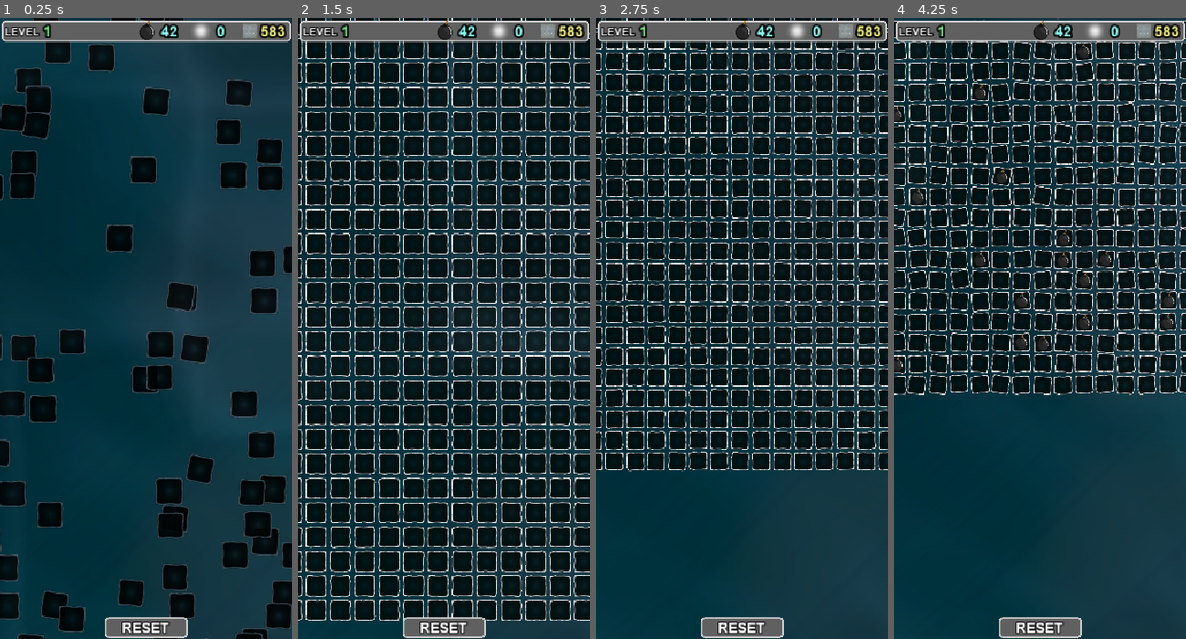
Above: before the commit, frames 1-4 (left to right).
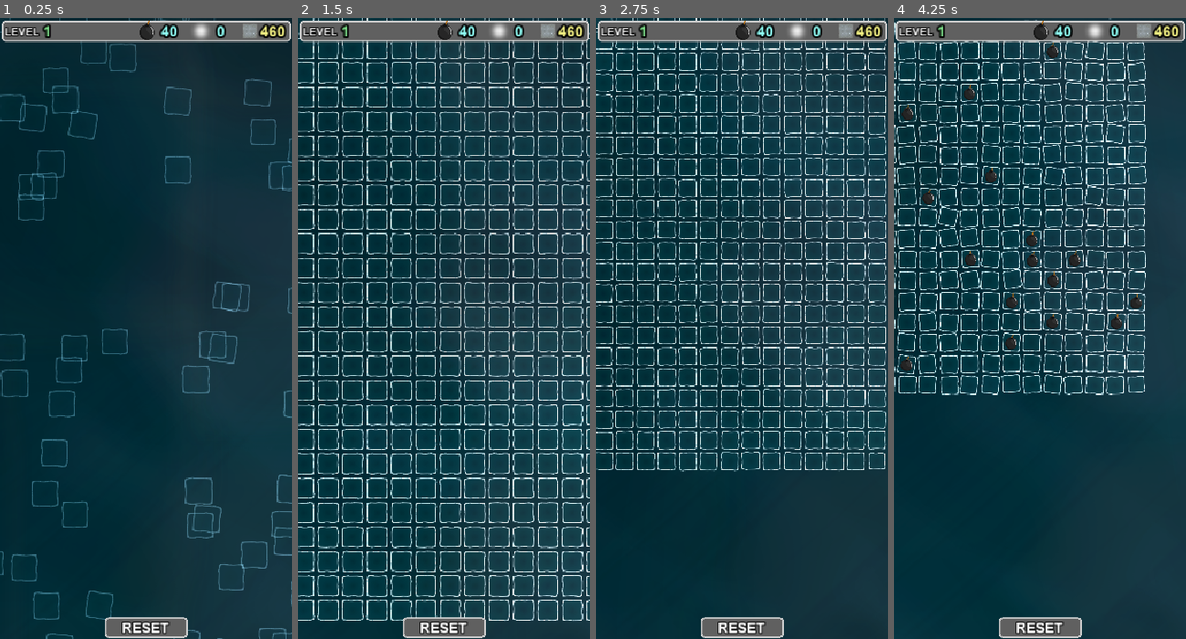
Above: after the commit, the same moments.

Repository: cloudziq/Mini_Sapper
Game: Godot game, scene res://scenes/MAIN.tscn
The game is run twice, just before and just after one commit, with the same random seed, the same clock (stepped at 60 frames per second) and the same inputs. This scene is started directly instead of the project's main scene.
Inputs (mouse positions are in pixels of both pictures, inside the frame that each line leads up to):
- Up to frame 1 (0.25 s): no input
- Up to frame 2 (1.5 s): move the mouse to (429, 452) at 0.52 s; hold Mouse wheel up (zoom+) 0.53-1.25 s; click (429, 452) at 0.67 s; drag from (531, 421) to (321, 30) at 1.27 s
- Up to frame 3 (2.75 s): move the mouse to (654, 235) at 2.02 s; hold Mouse wheel up (zoom+) from 2.03 s (still down); click (654, 235) at 2.17 s
- Up to frame 4 (4.25 s): release Mouse wheel up (zoom+) at 2.75 s; drag from (1054, 328) to (911, 42) at 2.77 s; move the mouse to (996, 173) at 3.52 s; hold Mouse wheel up (zoom+) from 3.53 s (still down); click (996, 173) at 3.67 s

The runs differ from the first frame. In frame 1, 20% of the frame differs, in the area x 0-100%, y 0-100%; in frame 2, 69%, in the area x 0-100%, y 0-98%; in frame 3, 52%; in frame 4, 44%.

Commit message:
more input fixes. markers done

Diff:
--- a/scenes/BG/BG_object.tscn
+++ b/scenes/BG/BG_object.tscn
@@ -11,7 +11,7 @@
 radius = 36.0
 
 [sub_resource type="CanvasItemMaterial" id=8]
-blend_mode = 1
+light_mode = 1
 
 [node name="RigidBody2D" type="RigidBody2D" groups=["BG_object"]]
 collision_mask = 5
@@ -26,7 +26,7 @@
 shape = SubResource( 7 )
 
 [node name="Sprite" type="Sprite" parent="CollisionShape2D"]
-self_modulate = Color( 0.0627451, 0.0705882, 0.0862745, 0.392157 )
+self_modulate = Color( 0.192157, 0.235294, 0.231373, 0.0627451 )
 material = SubResource( 8 )
 position = Vector2( 5, 2.5 )
 scale = Vector2( 4, 4 )
--- a/scenes/tile.tscn
+++ b/scenes/tile.tscn
@@ -5,6 +5,7 @@
 [ext_resource path="res://scenes/tile_particles.tscn" type="PackedScene" id=3]
 
 [sub_resource type="CanvasItemMaterial" id=2]
+blend_mode = 1
 light_mode = 1
 
 [sub_resource type="RectangleShape2D" id=1]
--- a/scripts/BG.gd
+++ b/scripts/BG.gd
@@ -78,7 +78,7 @@
 	var sprite : Node2D
 
 	# spawnuje kratki:
-	for i in 10:
+	for i in 12:
 		var x    := rand_range(offset, G.window.x - offset) - G.window.x/2
 		var y    := rand_range(offset, G.window.y - offset) - G.window.y/2
 		var BALL :  Node2D = _ball.instance()
--- a/scripts/Globals.gd
+++ b/scripts/Globals.gd
@@ -14,7 +14,7 @@
 
 
 
-var save_version = 2
+var save_version = 4
 var SETTINGS
 var config_path
 
--- a/scripts/SYS.gd
+++ b/scripts/SYS.gd
@@ -14,8 +14,8 @@
 var tile_size_in_pixels  := 32
 
 # should be later affected by performance setting?:
-var board_max_tiles_w    := 60
-var board_max_tiles_h    := 60
+#var board_max_tiles_w    := 60
+#var board_max_tiles_h    := 60
 
 
 onready var BG_amount     = countImages("res://assets/graphics/level_bg/OLD")
@@ -64,7 +64,7 @@
 
 #   board_x:  board_y:  bombs:  revealed tiles:
 var level_data = [
-	[25,      25,      42,      0],        # 1
+	[20,      25,      40,      0],        # 1
 	[5,        4,       1,      0],        # 2
 	[5,        5,       1,      0],        # 3
 	[5,        6,       1,      0],        # 4
--- a/scripts/level_GUI.gd
+++ b/scripts/level_GUI.gd
@@ -1,9 +1,18 @@
 extends CanvasLayer
+# jebać PIS i PO forever
 
 #signal restart
 
 
-# kratki zeby wypierdlało łańcuchowo ^.^
+
+
+
+
+# random note:
+# kratki zeby wypierdlało łańcuchowo ^.^  ??
+
+
+
 
 
 
--- a/scripts/level_main.gd
+++ b/scripts/level_main.gd
@@ -58,8 +58,6 @@
 		hold_touch_time  =  0
 
 	if hold_touch_time > 0:
-#		print("poszło")
-
 		if OS.get_system_time_msecs() > hold_touch_time:
 			hold_touch_time  =  -1
 			if not TOUCH:  add_touch()
@@ -70,32 +68,36 @@
 
 
 func _input(event):
-	var pos            := get_global_mouse_position()
 
 	if allow_board_input and event is InputEventScreenTouch:
-
 		if event.is_pressed():
 #			print("pressed")
-			var x  = ceil((pos.x - (G.window.x - (board_size.x * tile_size)) / 2) / tile_size)
-			var y  = ceil((pos.y - (G.window.y - (board_size.y * tile_size)) / 2) / tile_size)
-
-			if x == clamp(x, 1, board_size.x) and y == clamp(y, 1, board_size.y):
-				tile_coord = Vector2(x, y)
-				hold_touch_time    = OS.get_system_time_msecs() + 500
+			hold_touch_time    = OS.get_system_time_msecs() + 500
 
 		elif not event.is_pressed() and not $ZoomCam.is_moving and hold_touch_time > 0:
-#			print("released")
-			hold_touch_time    = 0
+#				print("released")
+				hold_touch_time    = 0
+				if not TOUCH:  add_touch()
+
+	elif event is InputEventMouseButton and event.is_pressed():
+		if event.button_index == BUTTON_RIGHT:
+#			print("right pressed")
+			hold_touch_time  =  -1
 			if not TOUCH:  add_touch()
 
 
 
 
 
-
 func check_clicked_tile():    # called from touch collision
-	#normal click or placing a marker
-
+	# normal click (checking if there is a bomb, if not - reveal), or placing a marker:
+
+	var pos := get_global_mouse_position()
+	var x    = ceil((pos.x - (G.window.x - (board_size.x * tile_size)) / 2) / tile_size)
+	var y    = ceil((pos.y - (G.window.y - (board_size.y * tile_size)) / 2) / tile_size)
+
+	if x == clamp(x, 1, board_size.x) and y == clamp(y, 1, board_size.y):
+		tile_coord = Vector2(x, y)
 	var tile_stat = board_data[tile_coord.x-1][tile_coord.y-1][1]
 
 	if hold_touch_time >= 0:    #if tile is clicked but not when 'hold = (-1)'
@@ -106,23 +108,22 @@
 	#			$Sounds/TileReveal.play()
 		elif tile_stat == 1:
 			game_over()
-			print("BOOM!")
 	else:
-		add_marker()
-
-
-
-
-
-
-func add_touch():
-#	print("touch!")
+		if tile_stat < 2:
+			add_marker()
+
+
+
+
+
+
+func add_touch():    # result of check_clicked_tile()
 	var pos        := get_global_mouse_position()
 
 	TOUCH           = _touch.instance()
 	TOUCH.position  = pos
 	add_child(TOUCH)
-	yield(get_tree().create_timer(.1), "timeout")
+	yield(get_tree().create_timer(.02), "timeout")
 	TOUCH.queue_free()
 	TOUCH            = null
 
@@ -131,7 +132,7 @@
 
 
 
-func add_marker():
+func add_marker():    # result of check_clicked_tile()
 	var pos  := get_global_mouse_position()
 	var x     = ceil((pos.x - (G.window.x - (board_size.x * tile_size)) / 2) / tile_size) -1
 	var y     = ceil((pos.y - (G.window.y - (board_size.y * tile_size)) / 2) / tile_size) -1
@@ -162,6 +163,8 @@
 func game_over():
 	var tile_rot  : float
 
+	print("BOOM!")
+
 	for x in board_size.x:
 		for y in board_size.y:
 			if board_data[x][y][1] == 1:
@@ -179,8 +182,9 @@
 	[-1,  1], [0,  1], [1,  1]
 ]
 
-func tile_reveal(coord : Vector2, neighbours_table := []):
-	var tx ; var ty
+func tile_reveal(coord : Vector2, neighbours_table := []) -> void:
+	var tx  : int
+	var ty  : int
 
 	coord      -= Vector2(1,1)
 	tiles_left -= 1
@@ -215,7 +219,7 @@
 			if board_data[coord.x][coord.y][2] == 0 and board_data[tx][ty][1] == 0:
 				neighbours_table.append(Vector2(tx, ty))
 
-	# process every tiles:
+	# process every found tiles:
 	for index in neighbours_table:
 		var x = index.x
 		var y = index.y
@@ -228,12 +232,12 @@
 
 
 
-func generate_board():
-	var x_def = (G.window.x - (board_size.x * tile_size)) / 2 + (tile_size / 2)
-	var y_def = (G.window.y - (board_size.y * tile_size)) / 2 + (tile_size / 2)
-	var pos   = Vector2(x_def, y_def)
-	var TILE  : Node2D
-	var BOMB  : Node2D
+func generate_board() -> void:
+	var x_def := (G.window.x - (board_size.x * tile_size)) / 2 + (tile_size / 2)
+	var y_def := (G.window.y - (board_size.y * tile_size)) / 2 + (tile_size / 2)
+	var pos    = Vector2(x_def, y_def)
+	var TILE  :  Node2D
+	var BOMB  :  Node2D
 
 	board_data     = []
 	G.tiles_ready  =  0
@@ -274,7 +278,7 @@
 
 
 
-func gen_pos():
+func gen_pos() -> Vector2:
 	var x = floor(rand_range(0, board_size.x))
 	var y = floor(rand_range(0, board_size.y))
 	return Vector2(x, y)
@@ -284,7 +288,7 @@
 
 
 
-func gen_num(x, y):
+func gen_num(x, y) -> void:
 	var counter  = 0
 	var LABEL    : CenterContainer
 
@@ -302,4 +306,7 @@
 		board_data[x][y][0][0].add_child(LABEL)    #assign as a child of tile
 		board_data[x][y][2]           = counter
 		board_data[x][y][0][3]        = LABEL
-		LABEL.get_node("Label").text  = str(counter)
+		if counter != 1:
+			LABEL.get_node("Label").text  = str(counter)
+		else:
+			LABEL.get_node("Label").text  = "I"
--- a/scripts/tile.gd
+++ b/scripts/tile.gd
@@ -112,10 +112,11 @@
 
 
 # type:
+#  -1  : init
 #	0  : position
 #	1  : rotation
 
-func animate_tile(type := 0):
+func animate_tile(type := 0) -> void:
 #	var tween      = get_tree().create_tween().set_trans(Tween.TRANS_QUINT)
 	var pos        = def_pos
 	var rot        = def_rot
@@ -145,9 +146,21 @@
 
 
 
-func reveal(counter := 0):
-	yield(get_tree().create_tween().tween_interval(test_num / 40), "finished")
-	test_num += 1
+func show_near_tiles(coord : Vector2) -> void:
+	var near_coords  = $"../".near_coords
+	var tx           : int
+	var ty           : int
+
+	for index in near_coords:
+		tx = coord.x + index[0]
+		ty = coord.y + index[1]
+
+
+
+
+
+
+func reveal(counter := 0) -> void:
 	var col
 
 	if theme_data[2] == false:
@@ -155,8 +168,7 @@
 	else:
 		$Sprite.texture   = load(path + str(theme) + "_ON.png")
 
-	if tween:
-		tween.kill()
+	if tween:  tween.kill()
 	tween      = get_tree().create_tween().set_parallel(true)
 
 	var delay     := rand_range(.12, .28)
@@ -184,12 +196,12 @@
 		scale_to    = Vector2(.14, .14) + Vector2(mult, mult)
 		trans       = Tween.TRANS_BOUNCE
 
+		PARTICLES = _particles.instance()
+		add_child(PARTICLES)
+#		PARTICLES.show(counter)
+
 	tween.tween_property(self, "scale", scale_to, 3.25
 		).set_trans(trans).set_ease(Tween.EASE_OUT).set_delay(delay)
-
-	PARTICLES = _particles.instance()
-	add_child(PARTICLES)
-	PARTICLES.show(counter)
 
 
 
--- a/scripts/tile_marker.gd
+++ b/scripts/tile_marker.gd
@@ -11,7 +11,7 @@
 
 func _ready():
 	scale      = scale_def
-	modulate   = Color(.28, 1.2, .44, .84)
+	modulate   = Color(.28, 1.2, .44, .62)
 	yield(get_tree().create_timer(.01), "timeout")
 	anim_dir = 1 ; marker_anim()
 
--- a/scripts/tile_particles.gd
+++ b/scripts/tile_particles.gd
@@ -9,12 +9,12 @@
 	$Particles_blink.one_shot  = true
 	$Particles_small.one_shot  = true
 	$Particles_blink.visible   = false
-	$Particles_small.visible   = false
+	$Particles_small.visible   = true
 
 
 
 
-func show(type := false):
-#	$Particles_blink.visible      = true
-	if type:
-		$Particles_small.visible  = true
+#func show(type := false):
+##	$Particles_blink.visible      = true
+#	if type:
+#		$Particles_small.visible  = true
